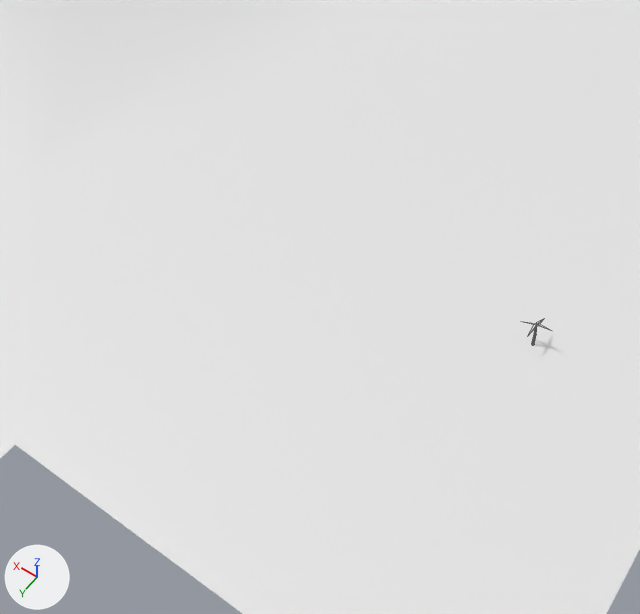
An edit to the glTF model scenery/models/giaros.glb, drawn before and after from the same camera.
Camera for both pictures: a 50 mm camera at (-0.8379, -0.1089, 0.0442) aimed at (-0.8179, -0.137, 0.0001). Every picture has the same lights, and +X, +Y and +Z are marked at lower left. Mesh edges are drawn as thin lines on the coarser meshes. Vertices at the same position are counted once.

Objects in the first picture: 'Grid', 'Tree'.
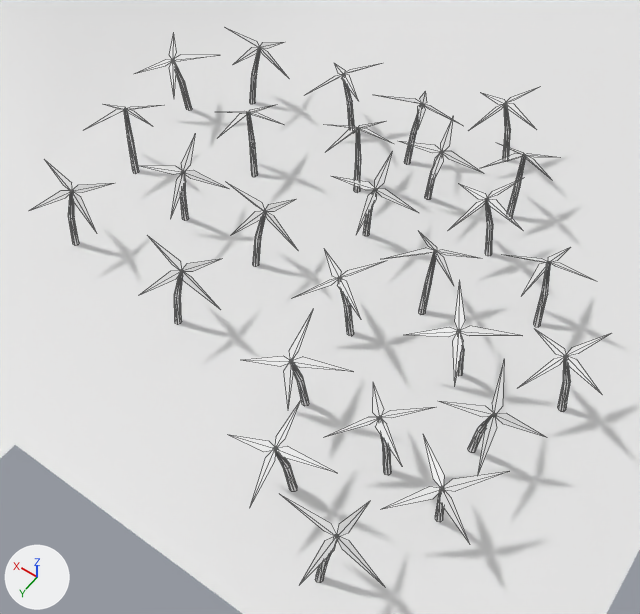
The edits, one by one:
me_cube is used by ob_tree; location (-0.83007, -0.14223, 0.0); scale (0.351, 0.351, 0.351).
me_cube had 36 vertices, 40 faces and spanned x -0.00227..0.00331, y -0.00337..0.00273, z -0.00001..0.00493.
me_cube now has 972 vertices, 1080 faces and spans x -0.00532..0.03411, y -0.01605..0.0219, z -0.00001..0.00519.
me_cube part 1: 36 vertices removed from x -0.00227..0.00331, y -0.00337..0.00273, z -0.00001..0.00493; 972 vertices added at x -0.00532..0.03411, y -0.01605..0.0219, z -0.00001..0.00519.
Object 'Tree' (ob_tree) is rescaled from (0.351, 0.351, 0.351) to (1.0, 1.0, 1.0).

Location of each change, (x1, y1, x2, y2) in pixels of the pictures (640 x 614 px):
'Tree', reshaped, rescaled: before (522, 319, 549, 345); after (30, 28, 612, 587)
